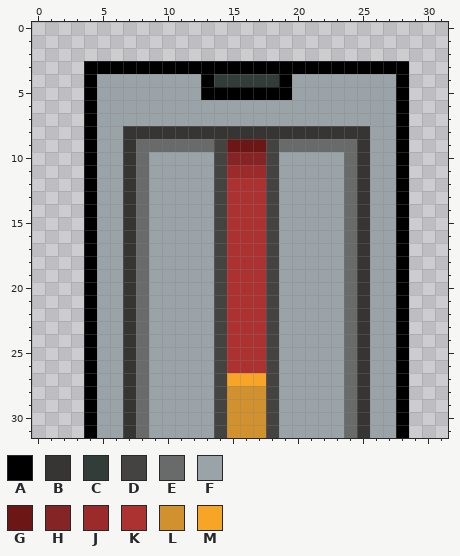
One commit to this pixel-art sprite: sprites/elevator/elevator2.png. Above: the version before the commit.
The file is 32x32 pixels. Colours within 5 levels of each other are drawn and written as one.
Palette (. is transparent): A #000000  B #373533  C #323c39  D #444341  E #696a6a  F #9aa3a8  G #6d1616  H #842424  J #9b2b2b  K #ac3232  L #d1912e  M #f6a527
The same view after the edit:
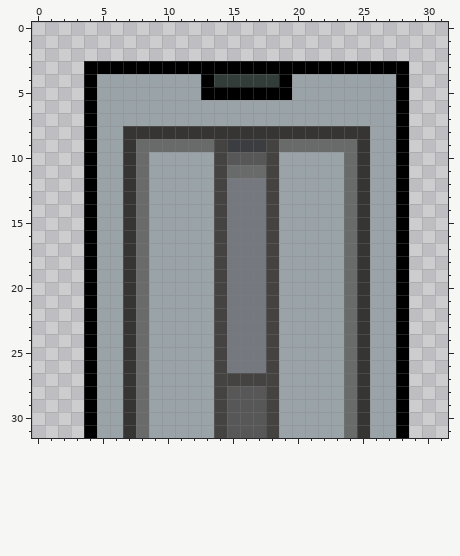
Commit: design elevator's inside!!
The exact change:
{"colour":"G","old":"#6d1616","new":"#3c3d40"}
{"colour":"K","old":"#ac3232","new":"#767880"}
{"colour":"L","old":"#d1912e","new":"#575757"}
{"y":10,"x":15,"old":"HHH","new":"LLL"}
{"y":11,"x":15,"old":"JJJ","new":"EEE"}
{"y":27,"x":15,"old":"MMM","new":"DDD"}
{"label":"changed","picture_box":[227,139,266,438]}
